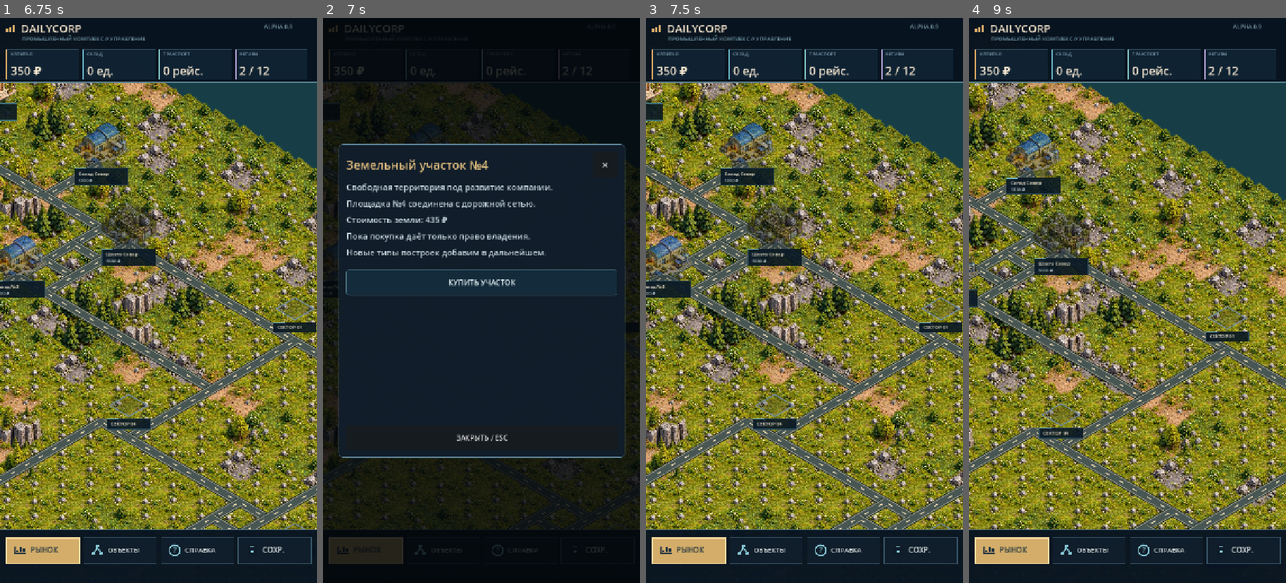
Above: before the commit, frames 1-4 (left to right).
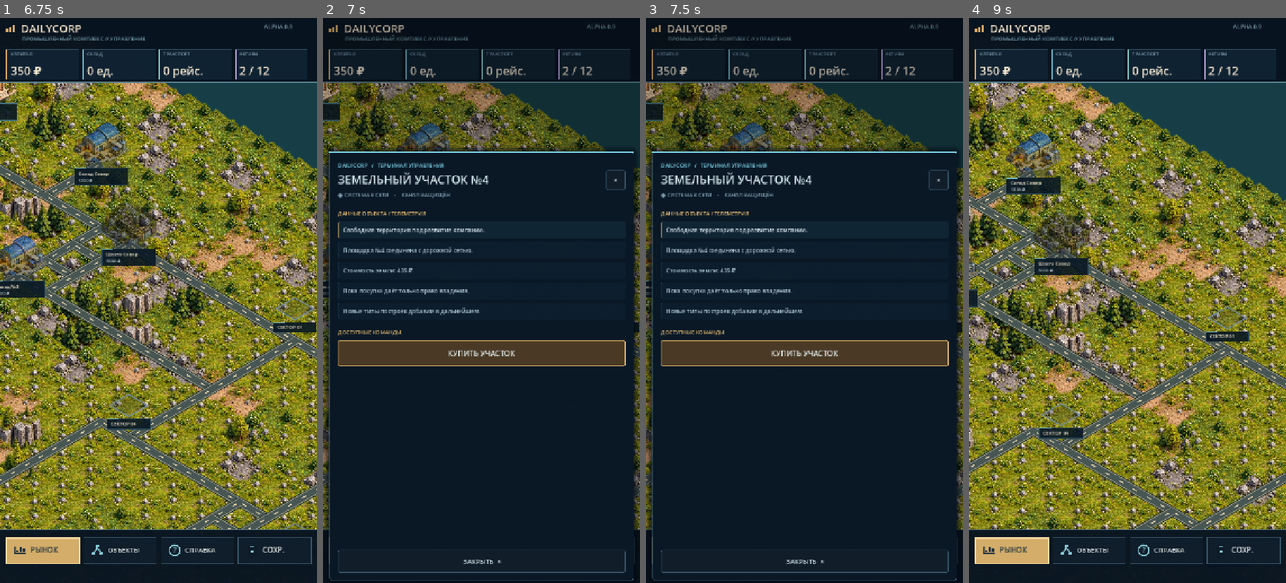
Above: after the commit, the same moments.

Repository: WarfWar/DailyCorp
Game: Godot game, scene res://scenes/main.tscn
The game is run twice, just before and just after one commit, with the same random seed, the same clock (stepped at 60 frames per second) and the same inputs.
Inputs (mouse positions are in pixels of both pictures, inside the frame that each line leads up to):
- Up to frame 1 (6.75 s): tap Enter at 0.5, 2, 3.5 s; drag from (158, 300) to (190, 176) at 0.52 s; tap Space at 1.25, 2.75, 4.25 s; drag from (158, 300) to (142, 413) at 1.27 s; move the mouse to (63, 215) at 2.02 s; click (63, 215) at 2.17 s; drag from (174, 300) to (63, 215) at 2.77 s; move the mouse to (110, 159) at 3.52 s; click (110, 159) at 3.67 s; drag from (228, 272) to (110, 159) at 4.27 s; move the mouse to (95, 328) at 5.02 s; click (95, 328) at 5.17 s; drag from (190, 176) to (95, 328) at 5.77 s; move the mouse to (142, 413) at 6.52 s; click (142, 413) at 6.67 s
- Up to frame 2 (7 s): no input
- Up to frame 3 (7.5 s): click (804, 436) at 7.25 s, where only the run before the commit has a clickable "ЗАКРЫТЬ / ESC"
- Up to frame 4 (9 s): click (1260, 181) at 8 s, where only the run after the commit has a clickable "×"; drag from (1222, 385) to (1111, 413) at 8.77 s

Frame 1 is identical in both runs. In frame 2, 38% of the frame differs, in the area x 0-100%, y 1-100%; in frame 3, 74%; in frame 4, nothing differs.

Commit message:
Replace old centered market modal with right-docked sci-fi command console and live clickable commodity cards

Diff:
--- a/scripts/responsive_dialog.gd
+++ b/scripts/responsive_dialog.gd
@@ -1,10 +1,20 @@
 extends Control
-# A resizable modal made of native Godot Controls. Header/footer NEVER scroll.
+# DailyCorp 1.0: side-docked command console on wide displays, bottom sheet on phones.
+# Real Godot controls remain scrollable and preserve button indices used by economy.
 signal closed
 
+const BACK := Color("#09131f")
+const EDGE := Color("#416275")
+const GOLD := Color("#dfb76e")
+const CYAN := Color("#7dd2e6")
+const INK := Color("#d6e8ed")
+
+var blocker: ColorRect
 var frame: Panel
-var blocker: ColorRect
+var accent: ColorRect
+var eyebrow: Label
 var header: Label
+var status: Label
 var close_top: Button
 var close_bottom: Button
 var viewport_scroll: ScrollContainer
@@ -13,74 +23,188 @@
 var heading_text := ""
 var detail_lines: Array = []
 var commands: Array = []
-# Mobile drag fallback: ScrollContainer's built-in touch scrolling is platform-specific.
 var tracked_touch: Dictionary = {}
 
 func _ready() -> void:
     mouse_filter = Control.MOUSE_FILTER_STOP
     set_anchors_and_offsets_preset(Control.PRESET_FULL_RECT)
-
     blocker = ColorRect.new()
-    blocker.color = Color(0.01, 0.025, 0.038, 0.83)
+    # Keep the world and the active factories visible while the console is open.
+    blocker.color = Color(0.01,0.025,0.04,0.29)
     blocker.mouse_filter = Control.MOUSE_FILTER_STOP
     add_child(blocker)
     blocker.set_anchors_and_offsets_preset(Control.PRESET_FULL_RECT)
 
     frame = Panel.new()
     frame.mouse_filter = Control.MOUSE_FILTER_STOP
-    var style := StyleBoxFlat.new()
-    style.bg_color = Color("#111d2a",0.985)
-    style.set_corner_radius_all(8)
-    style.set_border_width_all(1)
-    style.border_color = Color("#61889c")
-    frame.add_theme_stylebox_override("panel",style)
+    var skin := StyleBoxFlat.new()
+    skin.bg_color = Color("#0a1826",0.985)
+    skin.border_color = EDGE
+    skin.set_border_width_all(1)
+    skin.set_corner_radius_all(6)
+    skin.shadow_color = Color("#000710",0.63)
+    skin.shadow_size = 14
+    frame.add_theme_stylebox_override("panel",skin)
     add_child(frame)
 
+    accent = ColorRect.new()
+    accent.color = CYAN
+    accent.mouse_filter = Control.MOUSE_FILTER_IGNORE
+    frame.add_child(accent)
+    eyebrow = Label.new()
+    eyebrow.add_theme_color_override("font_color",CYAN)
+    eyebrow.add_theme_font_size_override("font_size",12)
+    eyebrow.mouse_filter = Control.MOUSE_FILTER_IGNORE
+    frame.add_child(eyebrow)
     header = Label.new()
     header.autowrap_mode = TextServer.AUTOWRAP_WORD_SMART
     header.vertical_alignment = VERTICAL_ALIGNMENT_CENTER
-    header.add_theme_color_override("font_color",Color("#e1be7f"))
+    header.add_theme_color_override("font_color",INK)
     frame.add_child(header)
+    status = Label.new()
+    status.add_theme_color_override("font_color",Color("#7f9eaf"))
+    status.add_theme_font_size_override("font_size",12)
+    status.clip_text = true
+    frame.add_child(status)
 
     close_top = Button.new()
     close_top.text = "×"
-    close_top.tooltip_text = "Закрыть окно"
-    close_top.custom_minimum_size = Vector2.ZERO
+    close_top.tooltip_text = "Закрыть"
+    close_top.focus_mode = Control.FOCUS_NONE
     close_top.pressed.connect(close_dialog)
     frame.add_child(close_top)
+    set_button_theme(close_top,true)
 
     viewport_scroll = ScrollContainer.new()
     viewport_scroll.custom_minimum_size = Vector2.ZERO
     viewport_scroll.horizontal_scroll_mode = ScrollContainer.SCROLL_MODE_DISABLED
-    # Touch gestures are handled explicitly for deterministic scrolling on every device.
+    # Explicit drag fallback remains for touch devices.
     viewport_scroll.scroll_deadzone = 100000
     viewport_scroll.mouse_filter = Control.MOUSE_FILTER_STOP
     frame.add_child(viewport_scroll)
 
     content = VBoxContainer.new()
     content.size_flags_horizontal = Control.SIZE_EXPAND_FILL
-    content.add_theme_constant_override("separation", 10)
+    content.add_theme_constant_override("separation",9)
     viewport_scroll.add_child(content)
 
     close_bottom = Button.new()
-    close_bottom.text = "ЗАКРЫТЬ / ESC"
-    close_bottom.custom_minimum_size = Vector2.ZERO
+    close_bottom.text = "ЗАКРЫТЬ  ×"
     close_bottom.pressed.connect(close_dialog)
+    close_bottom.focus_mode = Control.FOCUS_NONE
     frame.add_child(close_bottom)
-
+    set_button_theme(close_bottom,true)
     resized.connect(reflow)
     get_viewport().size_changed.connect(reflow)
     reflow()
 
-func present(title: String, details: Array, actions: Array, callback: Callable) -> void:
+func set_button_theme(button: Button,quiet: bool = false) -> void:
+    button.add_theme_color_override("font_color",INK if quiet else Color("#e7f2f3"))
+    button.add_theme_color_override("font_hover_color",GOLD)
+    button.add_theme_font_size_override("font_size",15)
+    var basic := StyleBoxFlat.new()
+    basic.bg_color = Color("#111e2a") if quiet else Color("#162e3f")
+    basic.border_color = Color("#375365") if quiet else Color("#4c7a89")
+    basic.set_border_width_all(1)
+    basic.set_corner_radius_all(3)
+    basic.content_margin_left = 12
+    basic.content_margin_right = 12
+    button.add_theme_stylebox_override("normal",basic)
+    var hover: StyleBoxFlat = basic.duplicate()
+    hover.bg_color = Color("#214155")
+    hover.border_color = CYAN
+    button.add_theme_stylebox_override("hover",hover)
+    var down: StyleBoxFlat = basic.duplicate()
+    down.bg_color = Color("#33546b")
+    down.border_color = GOLD
+    button.add_theme_stylebox_override("pressed",down)
+
+func present(title: String,details: Array,actions: Array,callback: Callable) -> void:
     heading_text = title
     detail_lines = details
-    tracked_touch.clear()
     commands = actions
     action_callback = callback
-    rebuild()
+    tracked_touch.clear()
     show()
     reflow()
+    rebuild()
+    reflow()
+
+func is_trade() -> bool:
+    return heading_text.to_lower().begins_with("рынок")
+
+func append_info(text_value: String,accented: bool = false) -> void:
+    var row := PanelContainer.new()
+    var style := StyleBoxFlat.new()
+    style.bg_color = Color("#112737",0.85) if accented else Color("#0e2231",0.64)
+    style.border_color = Color("#b69a64",0.65) if accented else Color("#30495b",0.9)
+    style.border_width_left = 3 if accented else 1
+    style.set_corner_radius_all(3)
+    style.content_margin_left = 12
+    style.content_margin_right = 10
+    style.content_margin_top = 9
+    style.content_margin_bottom = 9
+    row.add_theme_stylebox_override("panel",style)
+    row.size_flags_horizontal = Control.SIZE_EXPAND_FILL
+    var label := Label.new()
+    label.text = text_value
+    label.autowrap_mode = TextServer.AUTOWRAP_WORD_SMART
+    label.add_theme_color_override("font_color",Color("#d1e0e6") if accented else Color("#a8c0cd"))
+    label.add_theme_font_size_override("font_size",clampi(roundi(size.x*0.016),13,18))
+    row.add_child(label)
+    content.add_child(row)
+
+func append_section(value: String) -> void:
+    var title := Label.new()
+    title.text = value
+    title.add_theme_color_override("font_color",GOLD)
+    title.add_theme_font_size_override("font_size",12)
+    title.custom_minimum_size.y = 30
+    title.vertical_alignment = VERTICAL_ALIGNMENT_BOTTOM
+    content.add_child(title)
+
+func append_action(index: int,caption: String,detail: String = "") -> void:
+    var button := Button.new()
+    button.text = caption
+    button.alignment = HORIZONTAL_ALIGNMENT_RIGHT if detail != "" else HORIZONTAL_ALIGNMENT_CENTER
+    button.custom_minimum_size = Vector2(0,74 if detail != "" else clampf(size.y*0.061,47,58))
+    button.clip_text = true
+    button.focus_mode = Control.FOCUS_NONE
+    button.size_flags_horizontal = Control.SIZE_EXPAND_FILL
+    set_button_theme(button)
+    button.add_theme_font_size_override("font_size",clampi(roundi(frame.size.x*0.027),12,17))
+    # Numeric strip and current price from actual inventory, not illustration text.
+    if detail != "":
+        var parts := detail.split(":")
+        var category := Label.new()
+        category.mouse_filter = Control.MOUSE_FILTER_IGNORE
+        category.text = parts[0].to_upper()
+        category.add_theme_color_override("font_color",GOLD)
+        category.add_theme_font_size_override("font_size",12)
+        category.position = Vector2(12,7)
+        category.size = Vector2(maxf(90,frame.size.x*0.60),19)
+        button.add_child(category)
+        var inventory := Label.new()
+        inventory.mouse_filter = Control.MOUSE_FILTER_IGNORE
+        inventory.text = detail.substr(detail.find(":")+1).strip_edges() if detail.contains(":") else detail
+        inventory.add_theme_color_override("font_color",Color("#83bfcd"))
+        inventory.add_theme_font_size_override("font_size",clampi(roundi(frame.size.x*0.027),11,14))
+        inventory.position = Vector2(12,47)
+        inventory.size = Vector2(frame.size.x-45,22)
+        button.add_child(inventory)
+        button.alignment = HORIZONTAL_ALIGNMENT_RIGHT
+        button.add_theme_font_size_override("font_size",clampi(roundi(frame.size.x*0.025),11,14))
+    if caption.begins_with("КУПИТЬ") or caption.begins_with("УЛУЧШИТЬ"):
+        var style := StyleBoxFlat.new()
+        style.bg_color = Color("#4a3a25")
+        style.border_color = GOLD
+        style.set_border_width_all(1)
+        style.set_corner_radius_all(3)
+        style.content_margin_left = 14
+        style.content_margin_right = 14
+        button.add_theme_stylebox_override("normal",style)
+    button.pressed.connect(_choose.bind(index))
+    content.add_child(button)
 
 func rebuild() -> void:
     if content == null:
@@ -88,42 +212,25 @@
     for child in content.get_children():
         content.remove_child(child)
         child.queue_free()
-    var body_font := clampi(roundi(size.x * 0.026), 15, 22)
-    for item in detail_lines:
-        var row := Label.new()
-        row.text = str(item)
-        row.autowrap_mode = TextServer.AUTOWRAP_WORD_SMART
-        row.add_theme_color_override("font_color",Color("#cadbe1"))
-        row.add_theme_font_size_override("font_size",body_font)
-        row.size_flags_horizontal = Control.SIZE_EXPAND_FILL
-        content.add_child(row)
-    if detail_lines.size() > 0:
-        var line := HSeparator.new()
-        content.add_child(line)
-    for i in range(commands.size()):
-        var action := Button.new()
-        action.text = str(commands[i])
-        action.custom_minimum_size = Vector2(0,clampf(size.y*0.065,44.0,59.0))
-        action.add_theme_font_size_override("font_size",clampi(roundi(size.x*0.023),14,20))
-        action.clip_text = true
-        action.size_flags_horizontal = Control.SIZE_EXPAND_FILL
-        action.add_theme_color_override("font_color",Color("#ddebef"))
-        action.add_theme_color_override("font_hover_color",Color("#e6c17a"))
-        var normal := StyleBoxFlat.new()
-        normal.bg_color = Color("#142b3b")
-        normal.border_color = Color("#496d7c")
-        normal.set_border_width_all(1)
-        normal.set_corner_radius_all(5)
-        action.add_theme_stylebox_override("normal",normal)
-        var hover: StyleBoxFlat = normal.duplicate()
-        hover.bg_color = Color("#29465b")
-        hover.border_color = Color("#a2cbd4")
-        action.add_theme_stylebox_override("hover",hover)
-        var active: StyleBoxFlat = normal.duplicate()
-        active.bg_color = Color("#3d5661")
-        action.add_theme_stylebox_override("pressed",active)
-        action.pressed.connect(_choose.bind(i))
-        content.add_child(action)
+    if is_trade():
+        # Market becomes a live commodity terminal: individual clickable trade cards.
+        append_info("Торговый терминал · продажа всего запаса выбранного материала.",true)
+        append_section("КОТИРОВКИ И ОСТАТКИ")
+        for i in range(mini(4,commands.size())):
+            var detail := str(detail_lines[i+1]) if detail_lines.size() > i+1 else ""
+            append_action(i,str(commands[i]),detail)
+        if commands.size() > 4:
+            append_section("ДРУГИЕ РАЗДЕЛЫ")
+            for i in range(4,commands.size()):
+                append_action(i,str(commands[i]))
+    else:
+        append_section("ДАННЫЕ ОБЪЕКТА / ТЕЛЕМЕТРИЯ")
+        for i in range(detail_lines.size()):
+            append_info(str(detail_lines[i]),i == 0)
+        if commands.size() > 0:
+            append_section("ДОСТУПНЫЕ КОМАНДЫ")
+        for i in range(commands.size()):
+            append_action(i,str(commands[i]))
     viewport_scroll.scroll_vertical = 0
 
 func _choose(index: int) -> void:
@@ -150,39 +257,42 @@
         if tracked_touch.has(drag.index):
             var previous: Vector2 = tracked_touch[drag.index]
             tracked_touch[drag.index] = drag.position
-            var pixels := roundi(previous.y - drag.position.y)
+            var pixels := roundi(previous.y-drag.position.y)
             if pixels != 0:
                 viewport_scroll.scroll_vertical += pixels
                 get_viewport().set_input_as_handled()
 
-
 func reflow() -> void:
     if frame == null:
         return
     var available := size
-    if available.x <= 0.0 or available.y <= 0.0:
-        return
-    # Center the dialog on any viewport, with no minimum-height propagation.
-    var dialog_width := minf(650.0, maxf(185.0, available.x * 0.92))
-    dialog_width = minf(dialog_width,available.x-8.0)
-    var dialog_height := minf(710.0,maxf(168.0,available.y*0.80))
-    dialog_height = minf(dialog_height,available.y-8.0)
-    frame.position = (available-Vector2(dialog_width,dialog_height))*0.5
-    frame.size = Vector2(dialog_width,dialog_height)
-    var pad := clampf(dialog_width*0.026,7.0,18.0)
-    var head_height := clampf(dialog_height*0.13,41.0,59.0)
-    var close_height := clampf(dialog_height*0.14,41.0,55.0)
-    var button_width := clampf(dialog_width*0.13,40.0,55.0)
-    header.text = heading_text
-    header.add_theme_font_size_override("font_size",clampi(roundi(dialog_width*0.044),16,27))
-    header.position = Vector2(pad,pad)
-    header.size = Vector2(maxf(20,dialog_width-3*pad-button_width),head_height)
-    close_top.position = Vector2(dialog_width-pad-button_width,pad)
-    close_top.size = Vector2(button_width,head_height)
-    close_top.add_theme_font_size_override("font_size",clampi(roundi(dialog_width*0.04),16,24))
-    close_bottom.position = Vector2(pad,dialog_height-pad-close_height)
-    close_bottom.size = Vector2(dialog_width-pad*2,close_height)
-    var top := pad+head_height+9.0
-    var bottom := close_bottom.position.y-8.0
+    if available.x < 1 or available.y < 1:
+        return
+    var wide := available.x >= 780
+    var panel_width := minf(550.0,available.x*0.44) if wide else available.x*0.96
+    var panel_height := minf(available.y-26.0,maxf(360.0,available.y*0.91)) if wide else minf(available.y-10.0,maxf(280.0,available.y*0.76))
+    var pos_x := available.x-panel_width-12.0 if wide else (available.x-panel_width)*0.5
+    var pos_y := (available.y-panel_height)*0.5 if wide else available.y-panel_height-5.0
+    frame.position = Vector2(pos_x,pos_y)
+    frame.size = Vector2(panel_width,panel_height)
+    var pad := clampf(panel_width*0.032,10.0,19.0)
+    accent.position = Vector2(0,0)
+    accent.size = Vector2(panel_width,3)
+    eyebrow.text = "DAILYCORP   /   ТЕРМИНАЛ УПРАВЛЕНИЯ"
+    eyebrow.position = Vector2(pad,pad+3)
+    eyebrow.size = Vector2(panel_width-2*pad,19)
+    header.text = heading_text.to_upper()
+    header.add_theme_font_size_override("font_size",clampi(roundi(panel_width*0.051),17,26))
+    header.position = Vector2(pad,pad+22)
+    header.size = Vector2(panel_width-pad*3-46.0,44)
+    status.text = "● СИСТЕМА В СЕТИ    ·    КАНАЛ ЗАЩИЩЁН"
+    status.position = Vector2(pad,pad+70)
+    status.size = Vector2(panel_width-2*pad,19)
+    close_top.position = Vector2(panel_width-pad-44,pad+23)
+    close_top.size = Vector2(44,45)
+    close_bottom.position = Vector2(pad,panel_height-pad-51)
+    close_bottom.size = Vector2(panel_width-pad*2,51)
+    var top := pad+101.0
+    var bottom := close_bottom.position.y-10.0
     viewport_scroll.position = Vector2(pad,top)
-    viewport_scroll.size = Vector2(dialog_width-pad*2,maxf(16.0,bottom-top))
+    viewport_scroll.size = Vector2(panel_width-pad*2,maxf(40.0,bottom-top))
